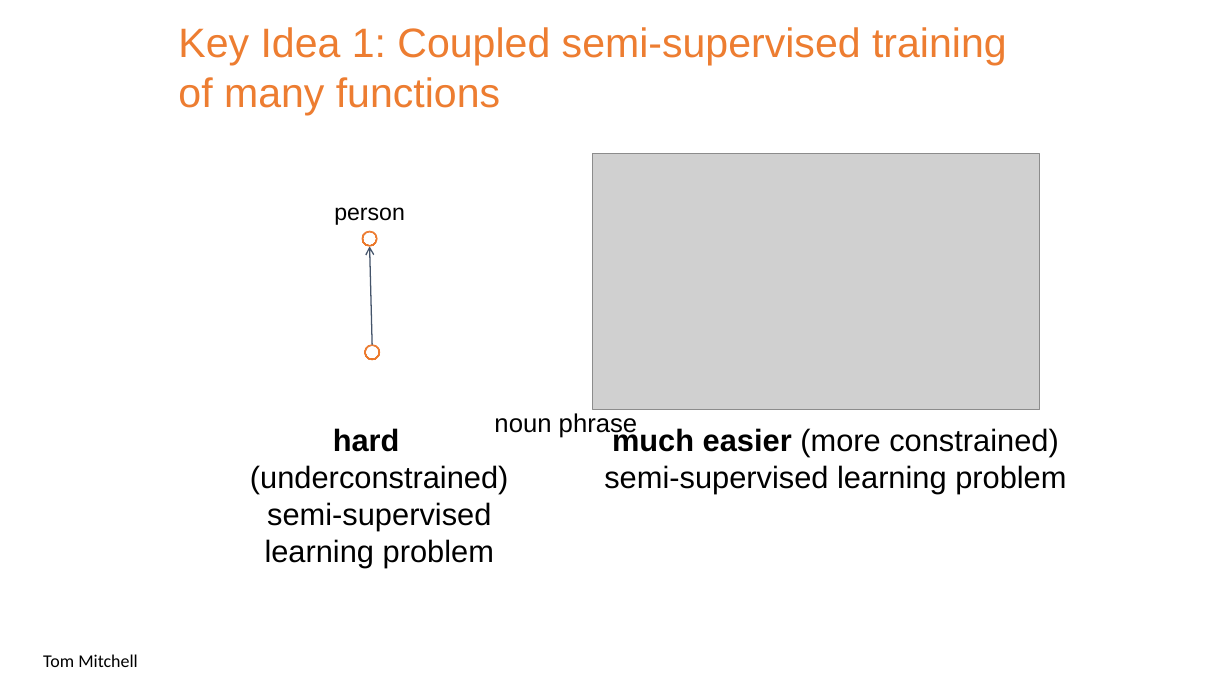
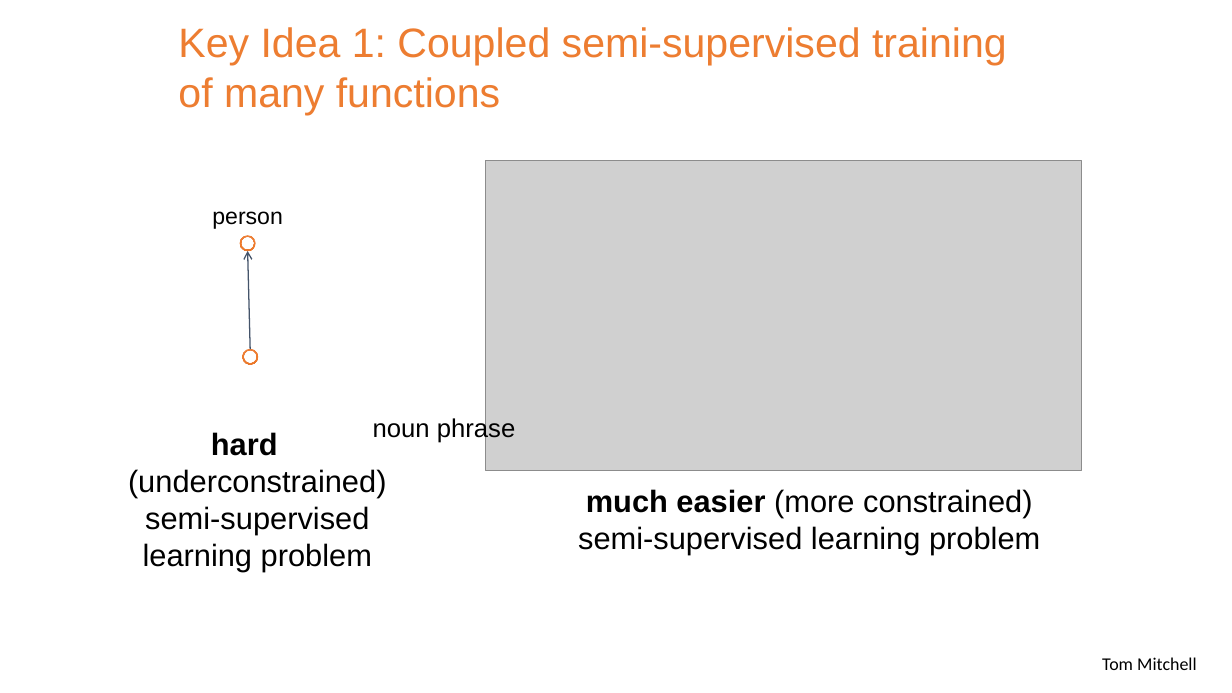
Before and after one commit to aritter/aritter.github.io, a slide deck: slide 5 of courses/slides/carlson2010_presentation.pptx (slide 4 before the commit). Drawn at 1232x693 pixels with LibreOffice and Linux fonts; fonts in the diff are those of the drawing; grey boxes stand for pictures. Boxes give left, top, right and bottom in pixels: in the first picture for what was removed or moved away, otherwise in the second. Text is boxed around its words. In the diff, an @@ line names an element or a change of style, - is before the commit and + after.

```diff
--- a/courses/slides/carlson2010_presentation.pptx
+++ b/courses/slides/carlson2010_presentation.pptx
@@ picture: place and size @@
-picture at box(593, 154, 1040, 410)
+picture at box(486, 161, 1082, 471)
@@ 3 texts, 2 donuts, 1 arrow: place and size @@
-3 texts, 2 donuts, 1 arrow at box(250, 207, 638, 567)
+3 texts, 2 donuts, 1 arrow at box(128, 211, 516, 572)
@@ text "much easier (more constrained)": place and size @@
-text "much easier (more constrained)" at box(604, 426, 1066, 493)
+text "much easier (more constrained)" at box(578, 489, 1040, 555)
@@ text "Tom Mitchell": place and size @@
-text "Tom Mitchell" at box(43, 654, 138, 667)
+text "Tom Mitchell" at box(1102, 657, 1197, 670)
```
Also in this commit, not shown: 6 other slides changed, 3 slides added.
